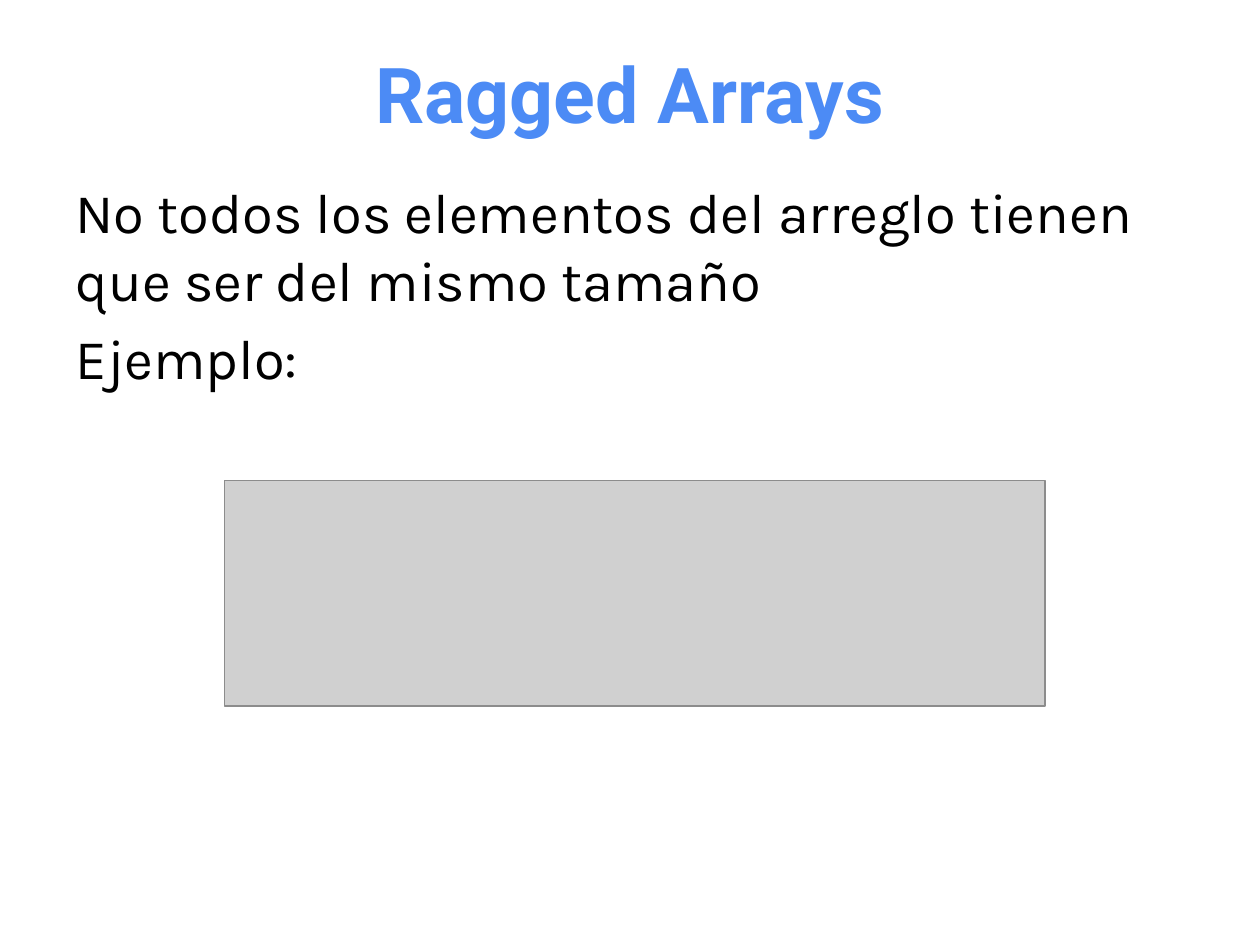
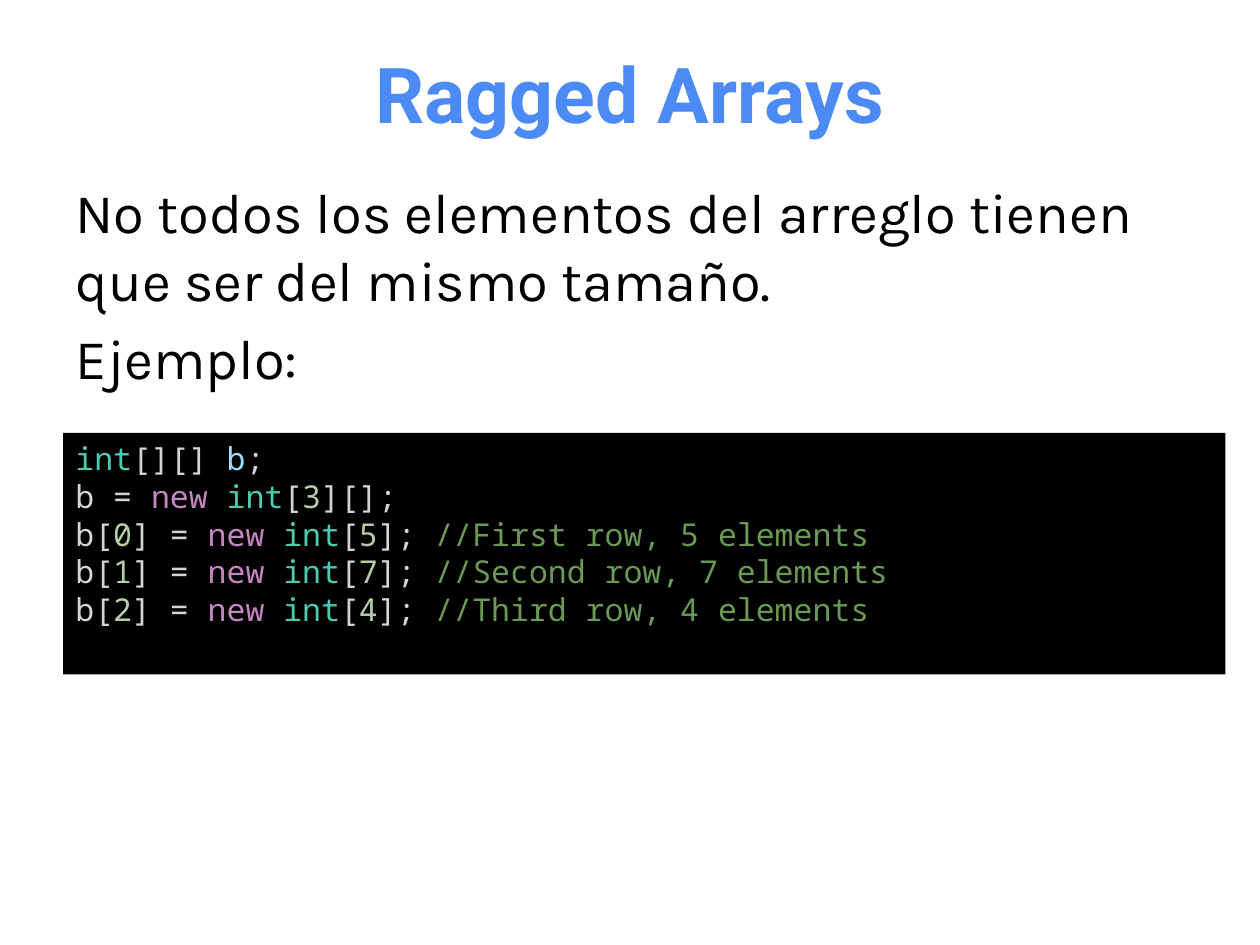
Before and after one commit to OMardil/INFO2, a slide deck: slide 19 of MOD01_Arreglos_multidimensionales/01 Presentacion/INFO2_MOD01-Arreglos_Multidimensionales.pptx (slide 20 before the commit). Drawn at 1260x945 pixels with LibreOffice and Linux fonts; fonts in the diff are those of the drawing; grey boxes stand for pictures. Boxes give left, top, right and bottom in pixels: in the first picture for what was removed or moved away, otherwise in the second. Text is boxed around its words. In the diff, an @@ line names an element or a change of style, - is before the commit and + after.

Commit message:
Update Arrays ppt

```diff
--- a/MOD01_Arreglos_multidimensionales/01 Presentacion/INFO2_MOD01-Arreglos_Multidimensionales.pptx
+++ b/MOD01_Arreglos_multidimensionales/01 Presentacion/INFO2_MOD01-Arreglos_Multidimensionales.pptx
@@ text at [76, 194, 1132, 314]: text changed @@
-No todos los elementos del arreglo tienen que ser del mismo tamaño
+No todos los elementos del arreglo tienen que ser del mismo tamaño.
@@ rectangle added at [63, 432, 1226, 674], fill #000000, 18 pt, text #6A9955 @@
+int[][] b;
+b = new int[3][];
+b[0] = new int[5]; //First row, 5 elements
+b[1] = new int[7]; //Second row, 7 elements
+b[2] = new int[4]; //Third row, 4 elements
@@ picture removed at [224, 480, 1045, 706] @@
```
Also in this commit, not shown: 4 other slides changed, 1 slide added, 3 slides removed, 1 other file.
